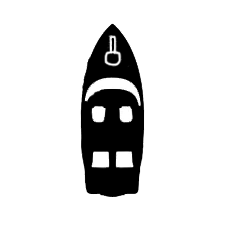
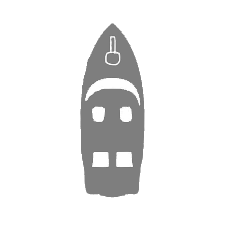
Before/after of a (225, 225) layered artwork. What changed in the layer stack:
painted on "Layer 1" over [80, 23, 145, 198]
